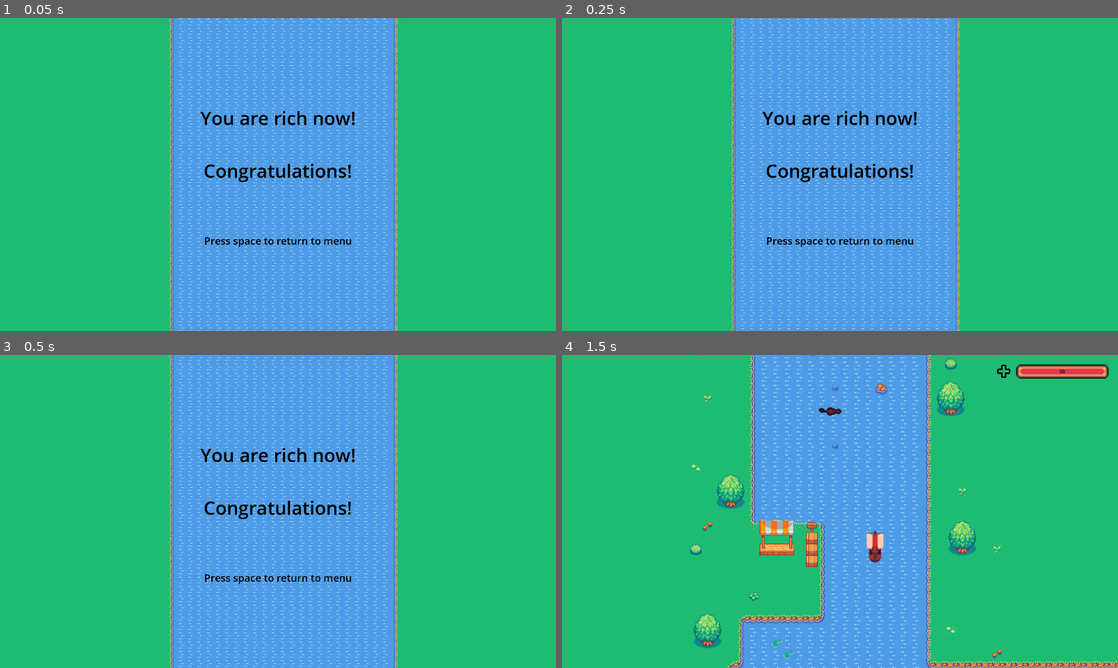
Above: before the commit, frames 1-4 (two rows, left to right).
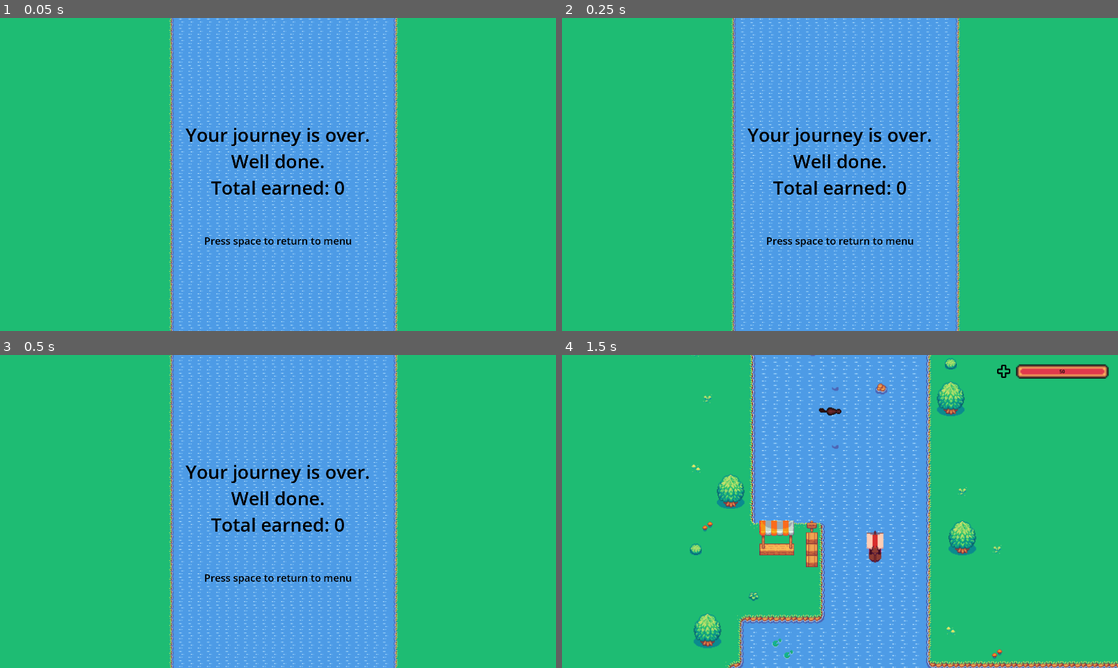
Above: after the commit, the same moments.

Repository: leonblum1208/nl_game_jam_3
Game: Godot game, scene res://scenes/ui/EndScreen.tscn
Same seed, same stepped clock (60 frames per second), same inputs: the game is played once before the commit and once after it. This scene is started directly instead of the project's main scene.
Inputs:
- Up to frame 1 (0.05 s): no input
- Up to frame 2 (0.25 s): no input
- Up to frame 3 (0.5 s): no input
- Up to frame 4 (1.5 s): tap Space (ui_select) at 0.5, 0.77 s; hold Right (ui_right) 0.53-1.28 s; hold Down (ui_down) from 1.28 s (still down)

The runs differ from the first frame. In frame 1, 2.1% of the frame differs, in the area x 33-67%, y 29-57%; in frame 2, 2.1%; in frame 3, 2.1%; in frame 4, nothing differs.

Commit message:
end screen with score

Diff:
--- a/scenes/globals/GameState.gd
+++ b/scenes/globals/GameState.gd
@@ -1,6 +1,6 @@
 extends Node
 
-var levelsCompleted: Array
+var levelsCompleted: Array[CompletedLevel]
 var money: int
 var health:float = 50:
 	set(value):
--- a/scenes/ui/EndScreen.tscn
+++ b/scenes/ui/EndScreen.tscn
@@ -23,14 +23,14 @@
 anchor_right = 1.0
 anchor_bottom = 1.0
 offset_top = 358.0
-offset_bottom = -569.0
+offset_bottom = -350.0
 grow_horizontal = 2
 grow_vertical = 2
 theme_override_colors/font_color = Color(0, 0, 0, 1)
 theme_override_font_sizes/font_size = 64
-text = "You are rich now!
-
-Congratulations!"
+text = "Your journey is over.
+Well done.
+Total earned: "
 horizontal_alignment = 1
 
 [node name="How to return" type="Label" parent="CanvasLayer"]
--- a/scenes/ui/end_screen.gd
+++ b/scenes/ui/end_screen.gd
@@ -9,6 +9,11 @@
 	Audio.toggle_mute.connect(Callable(func():
 		$CanvasLayer/MuteIcon.visible = Audio.is_muted()
 		))
+	var levelsCompleted = GameState.levelsCompleted
+	var total_money_earned = 0
+	for level in levelsCompleted:
+		total_money_earned += level.total_money
+	$CanvasLayer/Title.text = $CanvasLayer/Title.text + "%d" % total_money_earned
 
 func _process(delta: float) -> void:
 	blink_timer += delta
